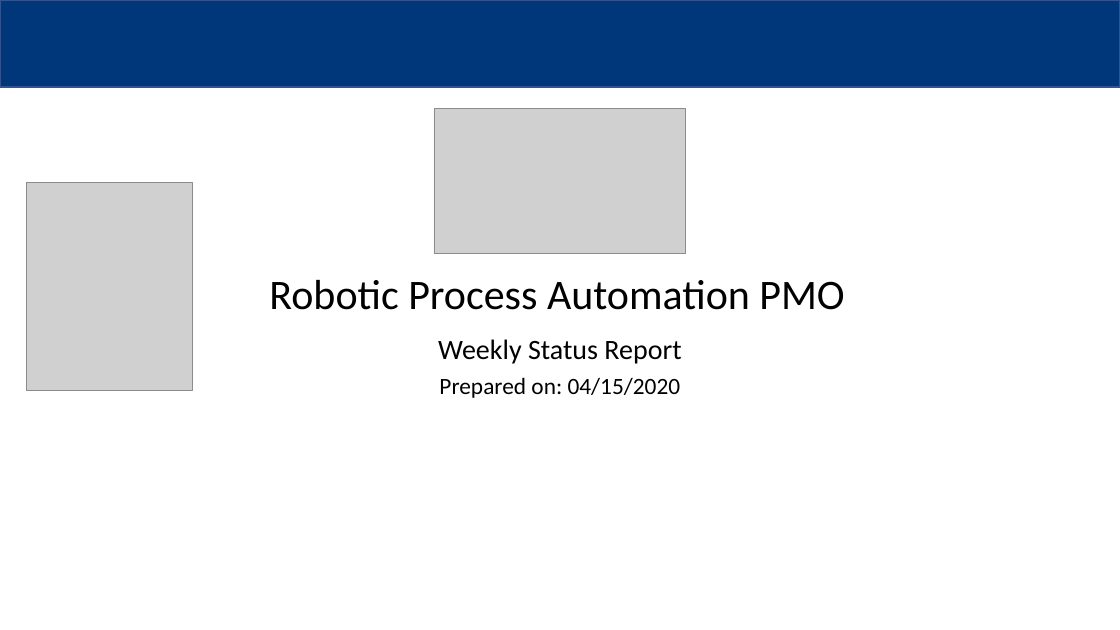
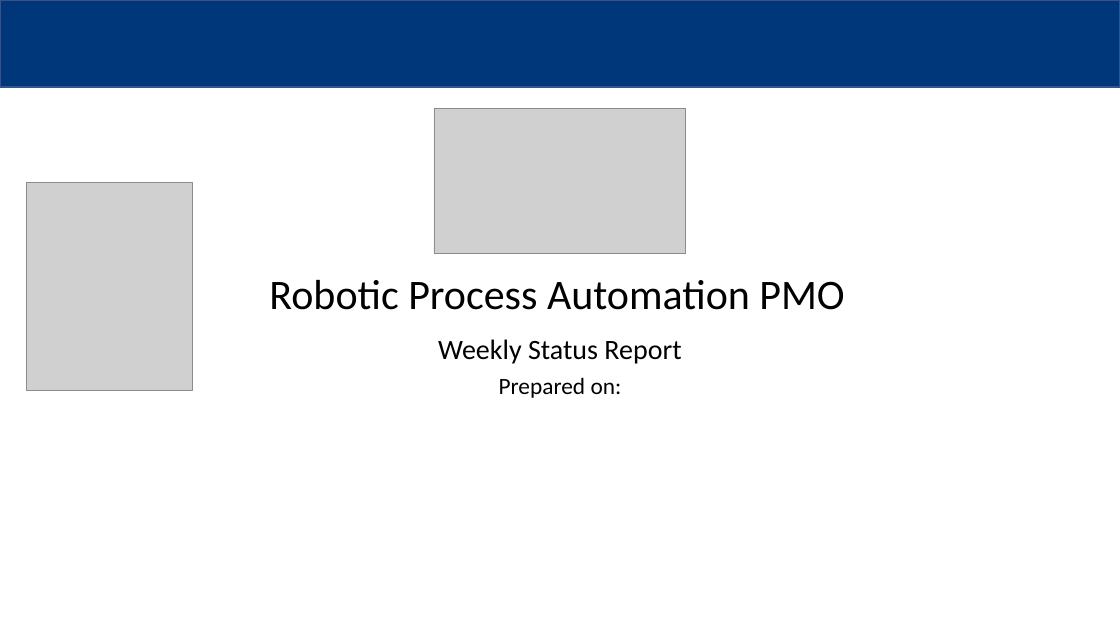
Before and after one commit to MindPetalSoftwareSolutions/VerticalApps_PMO-Bot, a slide deck: slide 1 of Data/Input/Robotic Process Automation PMO.pptx. Drawn at 1120x630 pixels with LibreOffice and Linux fonts; fonts in the diff are those of the drawing; grey boxes stand for pictures. Boxes give left, top, right and bottom in pixels: in the first picture for what was removed or moved away, otherwise in the second. Text is boxed around its words. In the diff, an @@ line names an element or a change of style, - is before the commit and + after.

```diff
--- a/Data/Input/Robotic Process Automation PMO.pptx
+++ b/Data/Input/Robotic Process Automation PMO.pptx
@@ text at [499,377,622,398]: text changed @@
-Prepared on: 04/15/2020
+Prepared on:
```
Also in this commit, not shown: 2 other slides changed, 19 other files.
